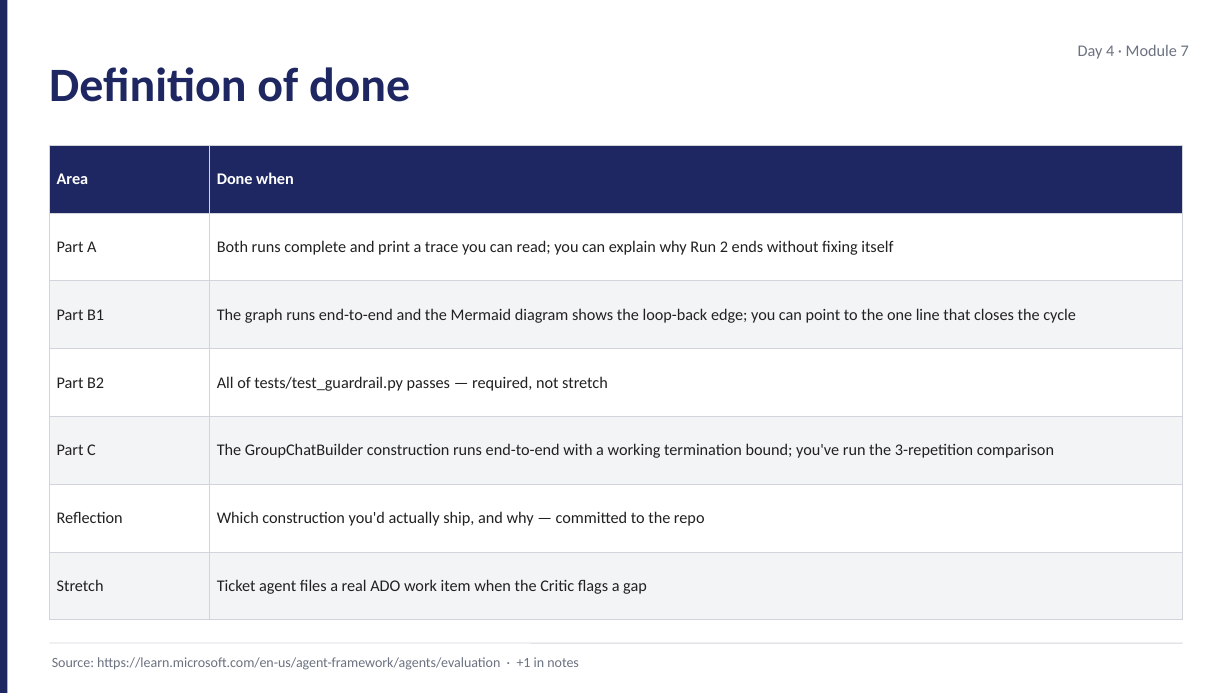
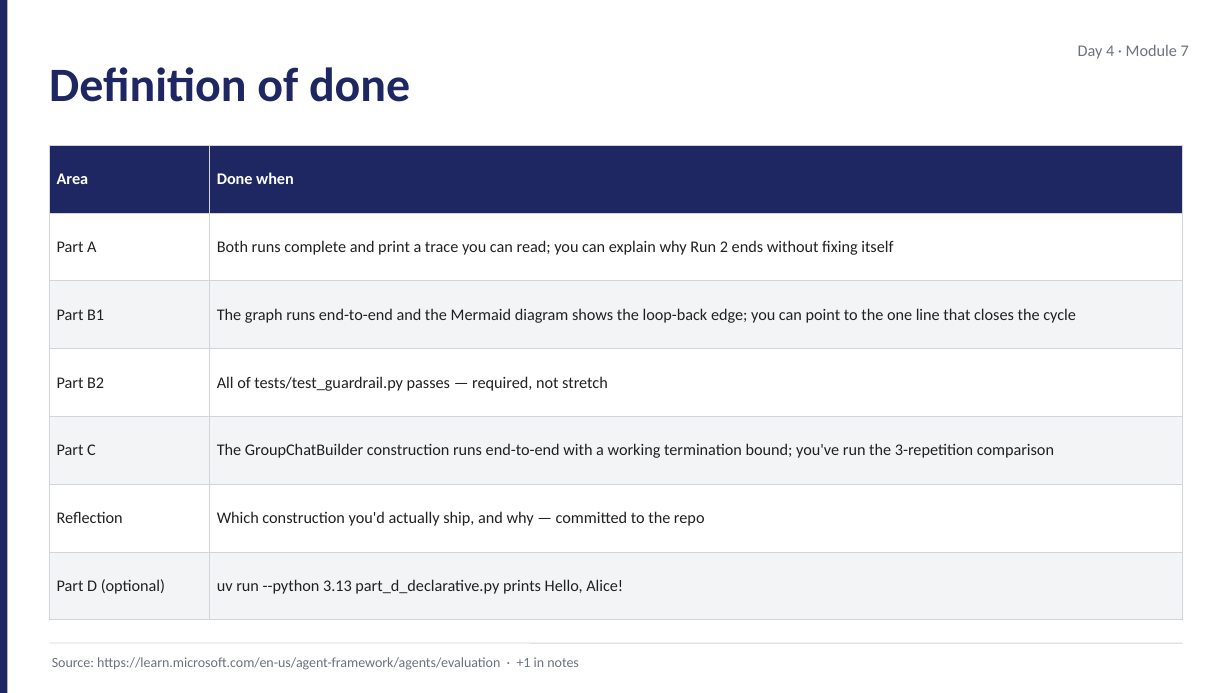
Before and after one commit to JimPiquant/Building-AI-Apps-and-Agents, a slide deck: slide 11 of decks/day4/module-7-lab-kickoff.pptx. Drawn at 1232x693 pixels with LibreOffice and Linux fonts; fonts in the diff are those of the drawing. Boxes give left, top, right and bottom in pixels: in the first picture for what was removed or moved away, otherwise in the second. Text is boxed around its words. In the diff, an @@ line names an element or a change of style, - is before the commit and + after.

```diff
--- a/decks/day4/module-7-lab-kickoff.pptx
+++ b/decks/day4/module-7-lab-kickoff.pptx
@@ table at [49,145,1183,598] @@
-row 7, column 1: Stretch
+row 7, column 1: Part D (optional)
-row 7, column 2: Ticket agent files a real ADO work item when the Critic flags a gap
+row 7, column 2: uv run --python 3.13 part_d_declarative.py prints Hello, Alice!
```
Also in this commit, not shown: 2 other slides changed, 8 other files.
